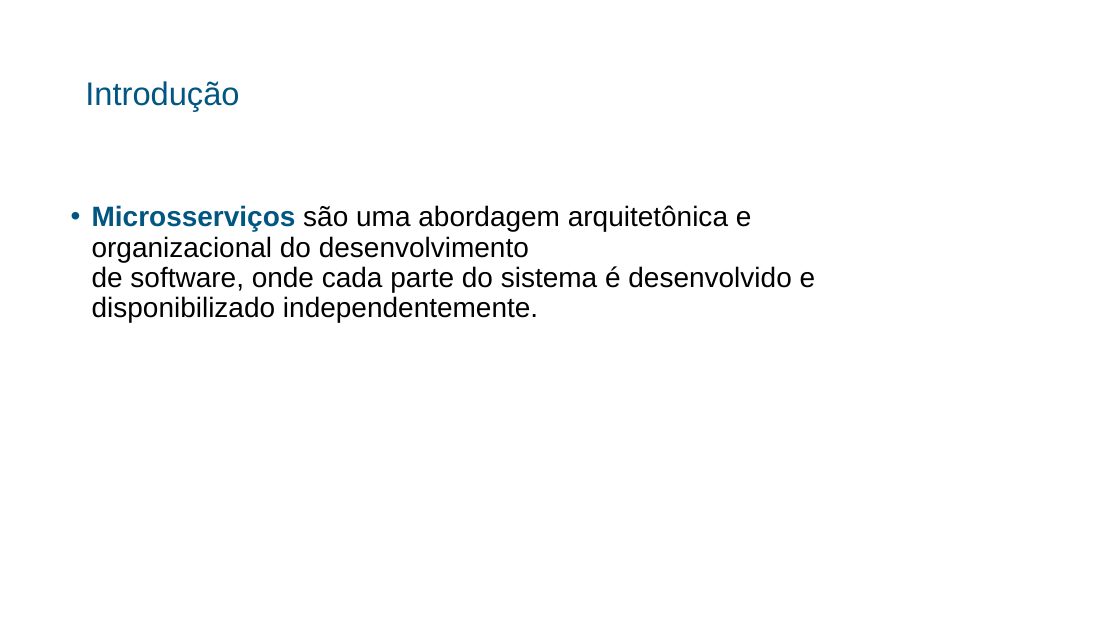
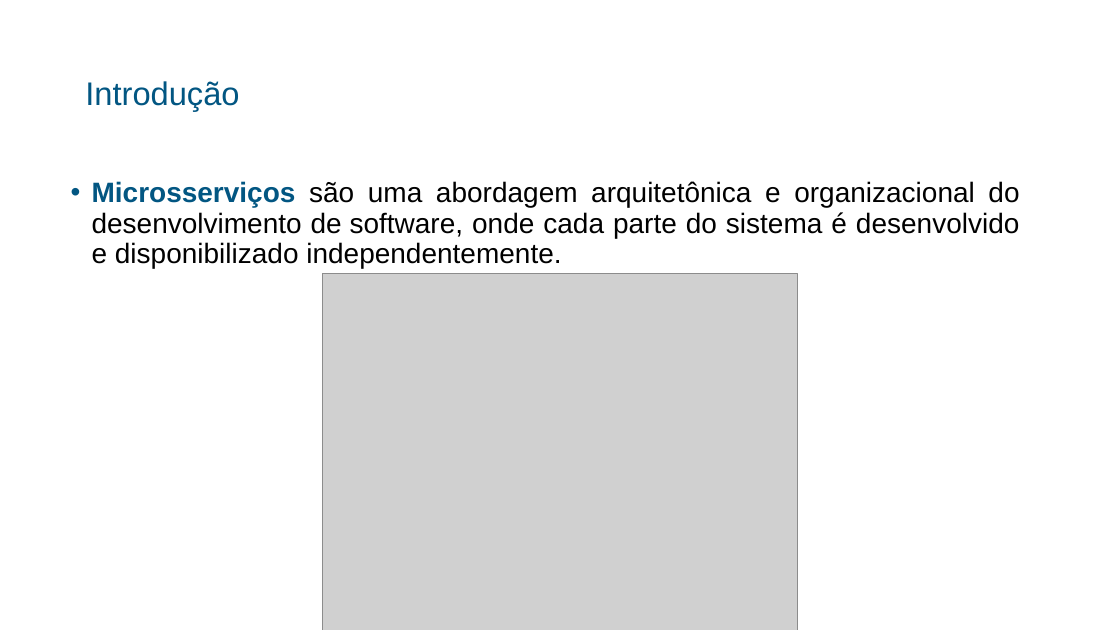
Before and after one commit to alexandrepeluchi/trabalho-diplomacao, a slide deck: slide 3 of Documentos/Apresentação Power Point/Apresentação do TD - Alexandre Peluchi.pptx. Drawn at 1120x630 pixels with LibreOffice and Linux fonts; fonts in the diff are those of the drawing; grey boxes stand for pictures. Boxes give left, top, right and bottom in pixels: in the first picture for what was removed or moved away, otherwise in the second. Text is boxed around its words. In the diff, an @@ line names an element or a change of style, - is before the commit and + after.

```diff
--- a/Documentos/Apresentação Power Point/Apresentação do TD - Alexandre Peluchi.pptx
+++ b/Documentos/Apresentação Power Point/Apresentação do TD - Alexandre Peluchi.pptx
@@ text "Microsserviços são uma abordagem arquitetônica ..." moved from (x1=92, y1=205, x2=816, y2=322) to (x1=92, y1=181, x2=1019, y2=268) @@
@@ text "Microsserviços são uma abordagem arquitetônica ..." at (x1=92, y1=181, x2=1019, y2=268): alignment left to justified @@
@@ picture added at (x1=323, y1=274, x2=797, y2=630) @@
```
Also in this commit, not shown: 10 other slides changed, 6 slides added, 2 slides removed, 1 other file.
